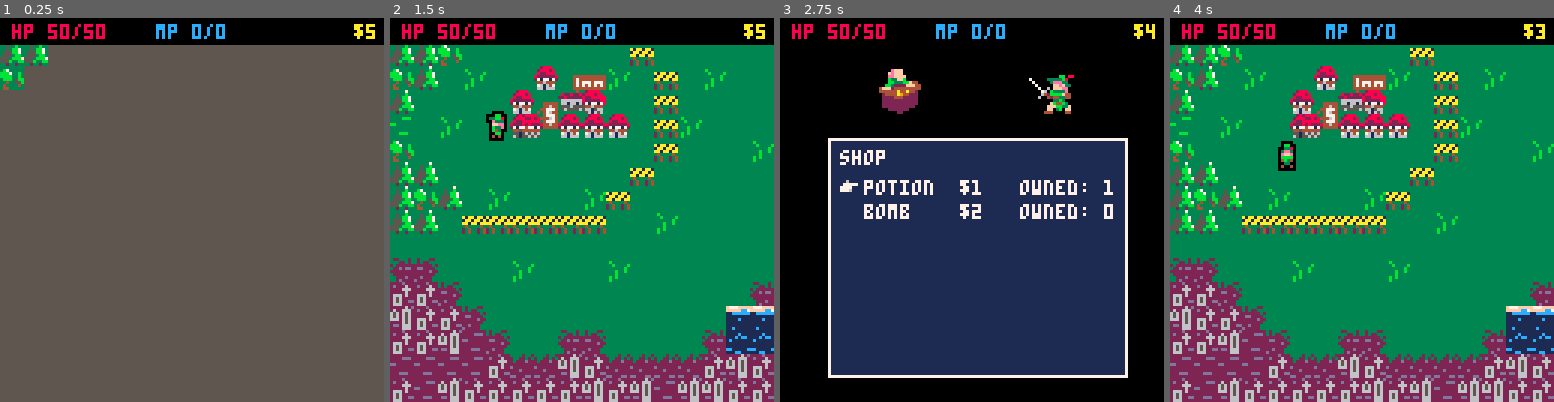
Above: before the commit, frames 1-4 (left to right).
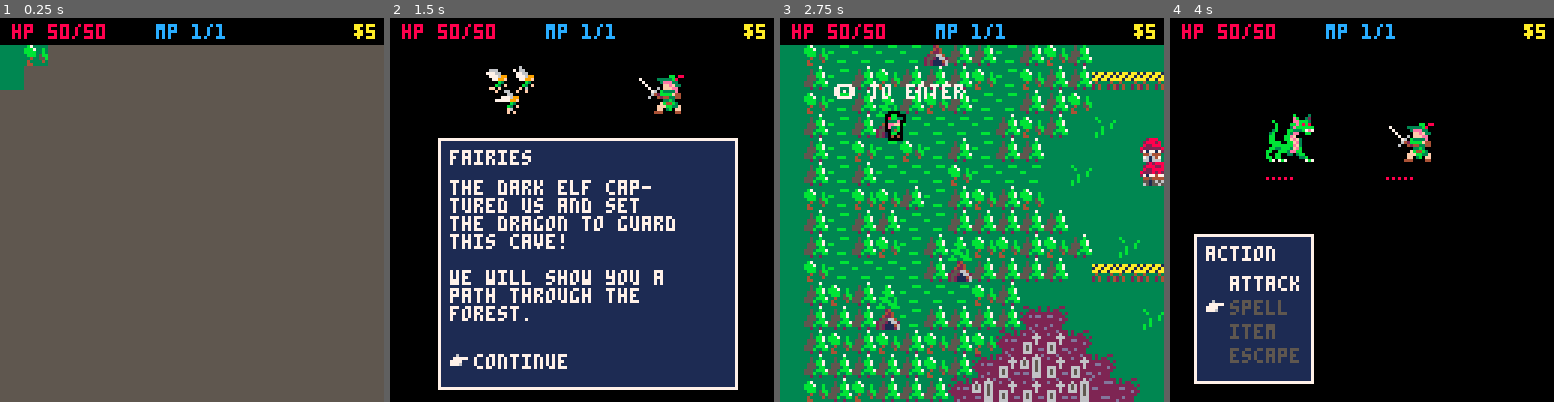
Above: after the commit, the same moments.

Repository: AddisonMink/pico8-rpg
Game: PICO-8 cartridge main.p8
Two runs of this game, one before a commit and one after it. Both use one fixed random seed, a clock stepped at 60 frames per second and the inputs below.
Inputs:
- Up to frame 1 (0.25 s): no input
- Up to frame 2 (1.5 s): tap X (X key) at 0.33, 1.07 s; tap O (Z key) at 0.7 s
- Up to frame 3 (2.75 s): hold Right 1.6-2.1 s; tap O (Z key) at 1.7, 2.1, 2.5 s; tap X (X key) at 1.85 s; hold Up 2.15-2.42 s; hold Right from 2.47 s (still down)
- Up to frame 4 (4 s): tap O (Z key) at 2.9, 3.3, 3.7 s; tap X (X key) at 2.97 s; release Right at 3.03 s; hold Left 3.08-3.58 s; hold Down 3.63-3.97 s

The runs differ from the first frame. In frame 1, 0.7% of the frame differs, in the area x 0-59%, y 1-19%; in frame 2, 92%; in frame 3, 93%; in frame 4, 93%, in the area x 0-100%, y 1-100%.

Commit message:
add first fairy cave.

Diff:
--- a/dialogue.lua
+++ b/dialogue.lua
@@ -127,6 +127,48 @@
   return dialogue_linear_new(43, "wizard", segments)
 end
 
+function fairy_cave_1_new()
+  local text1 = [[
+the dark elf cap-
+tured us and set
+the dragon to guard
+this cave!
+
+we will show you a
+path through the
+forest.
+]]
+
+  local text2 = [[
+there are more of us
+further in. we will
+help you if we can.
+]]
+
+  local function action2()
+    global.player.max_mp += 1
+    global.player.mp = global.player.max_mp
+    add(global.spells, sleep_spell)
+  end
+
+  local segments = {
+    {
+      text = text1, action = function()
+        mset(3, 14, 11)
+        mset(3, 15, 11)
+        mset(4, 15, 11)
+        mset(5, 15, 11)
+      end
+    },
+    {
+      text = text2, action = function() end
+    }
+  }
+
+  return dialogue_linear_new(41, "fairies", segments)
+end
+
 dialogue_town_shop = shop_dialogue_new(4, global.shop_items)
 dialogue_town_inn = inn_dialogue_new(4, 3)
 dialogue_wizard_tower = wizard_dialogue_new()
+dialogue_fairy_cave_1 = fairy_cave_1_new()
--- a/main.p8
+++ b/main.p8
@@ -14,8 +14,20 @@
 #include battle.lua
 #include game.lua
 
+debug = {
+  world_x = 3 * 8,
+  world_y = 13 * 8,
+  spells = { sleep_spell },
+  max_mp = 1
+}
+
 function _init()
   game = game_new()
+  if debug then
+    global.player.spells = debug.spells
+    global.player.max_mp = debug.max_mp
+    global.player.mp = debug.max_mp
+  end
 end
 
 function _update()
@@ -174,8 +186,8 @@
 090b091b0909091b0b1b09093838383838383800000000000000000000280009000000000000000000000000000000000000000000000000000000000000000000000000000000000000000000000000000000000000000000000000000000000000000000000000000000000000000000000000000000000000000000000000
 1b0b090c091b090b0b09091b0000000000000038000000000000000000000009000000000000000000000000000000000000000000000000000000000000000000000000000000000000000000000000000000000000000000000000000000000000000000000000000000000000000000000000000000000000000000000000
 090b091c0b0b0b0b091b09002800003326272800380028000000280000000009000000000000000000000000000000000000000000000000000000000000000000000000000000000000000000000000000000000000000000000000000000000000000000000000000000000000000000000000000000000000000000000000
-090b1b091b09090b090900000000330a36370000380000000000000000000009000000000000000000000000000000000000000000000000000000000000000000000000000000000000000000000000000000000000000000000000000000000000000000000000000000000000000000000000000000000000000000000000
-090b0909090b1b0b0b0b00280000191a33333300382800000000000000000009000000000000000000000000000000000000000000000000000000000000000000000000000000000000000000000000000000000000000000000000000000000000000000000000000000000000000000000000000000000000000000000000
+090b1b091b0b090b090900000000330a36370000380000000000000000000009000000000000000000000000000000000000000000000000000000000000000000000000000000000000000000000000000000000000000000000000000000000000000000000000000000000000000000000000000000000000000000000000
+090b0909091b1b0b0b0b00280000191a33333300382800000000000000000009000000000000000000000000000000000000000000000000000000000000000000000000000000000000000000000000000000000000000000000000000000000000000000000000000000000000000000000000000000000000000000000000
 1b0b1b1b090b091b091b00000000000000000000380000002800000000280009000000000000000000000000000000000000000000000000000000000000000000000000000000000000000000000000000000000000000000000000000000000000000000000000000000000000000000000000000000000000000000000000
 090b09090b0b0909090909000000000000000038000000000000000000000009000000000000000000000000000000000000000000000000000000000000000000000000000000000000000000000000000000000000000000000000000000000000000000000000000000000000000000000000000000000000000000000000
 090b091b0b090c1b1b091b090028000000283800000000000000000000000009000000000000000000000000000000000000000000000000000000000000000000000000000000000000000000000000000000000000000000000000000000000000000000000000000000000000000000000000000000000000000000000000
--- a/world.lua
+++ b/world.lua
@@ -23,12 +23,19 @@
 
   -- #region initialization
   camera(camera_x, camera_y)
+
+  if debug then
+    x, y = debug.world_x, debug.world_y
+    camera_x, camera_y = x - 32, y - 32
+    camera(camera_x, camera_y)
+  end
   -- #endregion
 
   local dialogue_map = {
     ["14,15"] = dialogue_town_shop,
     ["17,14"] = dialogue_town_inn,
-    ["8,8"] = dialogue_wizard_tower
+    ["8,8"] = dialogue_wizard_tower,
+    ["3,13"] = dialogue_fairy_cave_1
   }
 
   local scripted_battle_tiles = {
@@ -89,6 +96,12 @@
     camera(camera_x, camera_y)
   end
 
+  function me:set_position(new_x, new_y)
+    x, y = new_x, new_y
+    camera_x, camera_y = x - 32, y - 32
+    camera(camera_x, camera_y)
+  end
+
   function me:update()
     camera(camera_x, camera_y)
     local tx, ty, tile_id = move()
